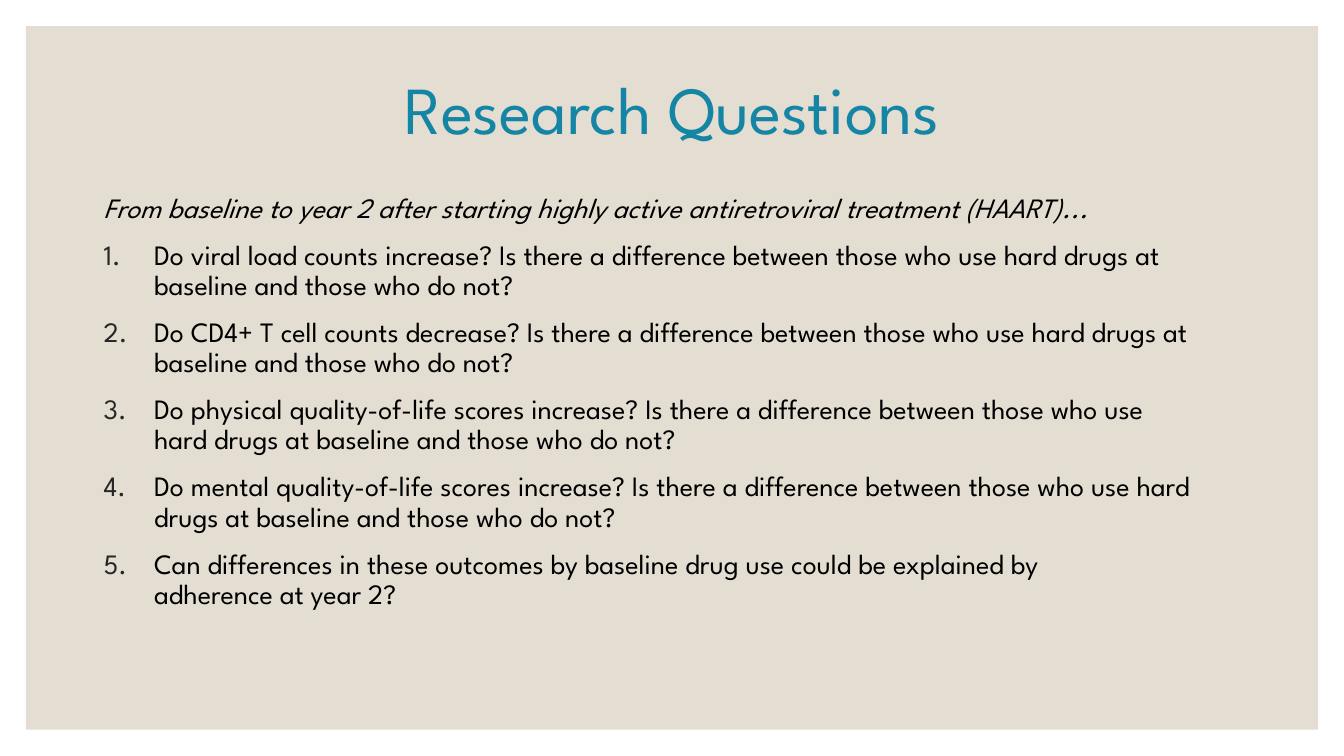
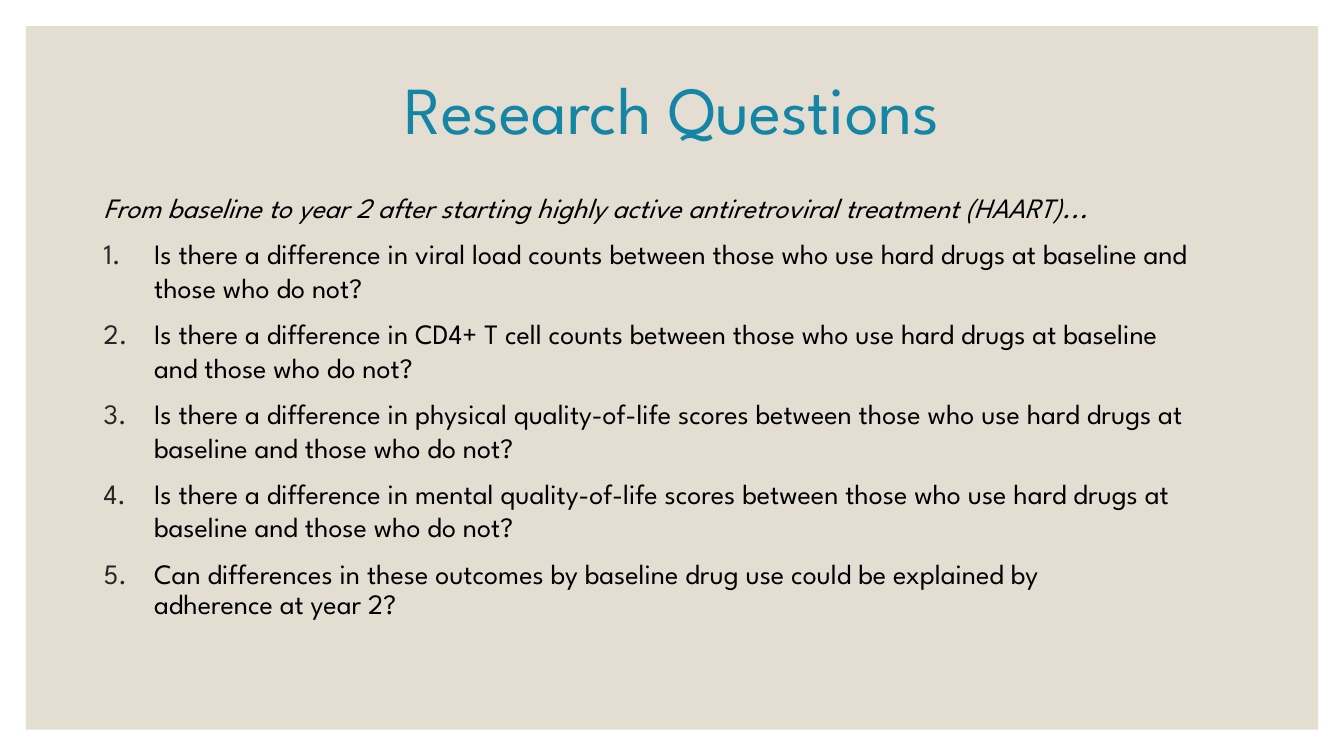
Before and after one commit to robledok/BIOS6624, a slide deck: slide 2 of Project 1/Dissemination/Project 1 Final Presentation.pptx. Drawn at 1344x756 pixels with LibreOffice and Linux fonts; fonts in the diff are those of the drawing. Boxes give left, top, right and bottom in pixels: in the first picture for what was removed or moved away, otherwise in the second. Text is boxed around its words. In the diff, an @@ line names an element or a change of style, - is before the commit and + after.

```diff
--- a/Project 1/Dissemination/Project 1 Final Presentation.pptx
+++ b/Project 1/Dissemination/Project 1 Final Presentation.pptx
@@ text at <box>154,244,1187,538</box>: text changed @@
-1. Do viral load counts increase? Is there a difference between those who use hard drugs at baseline and those who do not?
-2. Do CD4+ T cell counts decrease? Is there a difference between those who use hard drugs at baseline and those who do not?
-3. Do physical quality-of-life scores increase? Is there a difference between those who use hard drugs at baseline and those who do not?
-4. Do mental quality-of-life scores increase? Is there a difference between those who use hard drugs at baseline and those who do not?
+1. Is there a difference in viral load counts between those who use hard drugs at baseline and those who do not?
+2. Is there a difference in CD4+ T cell counts between those who use hard drugs at baseline and those who do not?
+3. Is there a difference in physical quality-of-life scores between those who use hard drugs at baseline and those who do not?
+4. Is there a difference in mental quality-of-life scores between those who use hard drugs at baseline and those who do not?
```
Also in this commit, not shown: 2 other slides changed, 7 other files.
